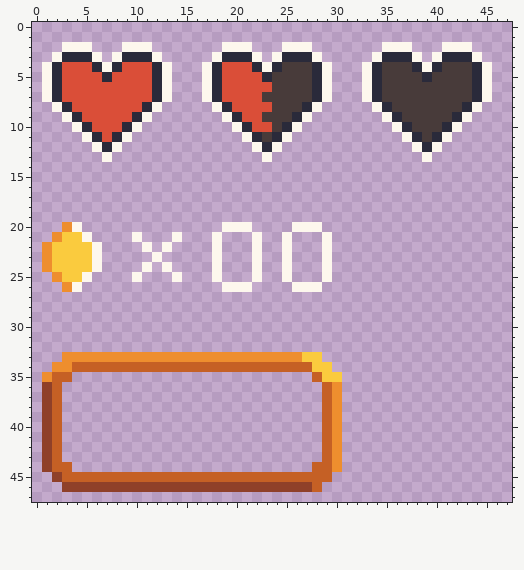
One commit to this pixel-art sprite: ui/main_hud.png. Above, as it was before the edit.
The file is 48x48 pixels.
Now the later version:
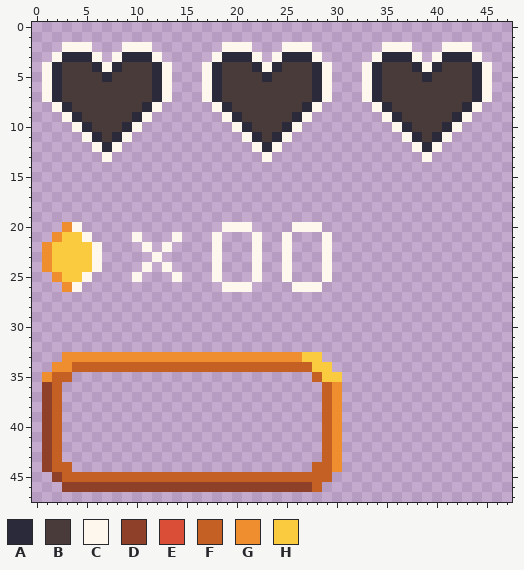
Palette (. is transparent): A #2a2a3a  B #483b3a  C #fdf7ed  D #8f4029  E #da4e38  F #c56025  G #ee8e2e  H #facb3e
Change:
{"y":4,"x":3,"old":"EEE","new":"BBB"}
{"y":4,"x":9,"old":"EEE","new":"BBB"}
{"y":4,"x":19,"old":"EEE","new":"BBB"}
{"y":5,"x":3,"old":"EEEE","new":"BBBB"}
{"y":5,"x":8,"old":"EEEE","new":"BBBB"}
{"y":5,"x":19,"old":"EEEE","new":"BBBB"}
{"y":6,"x":3,"old":"EEEEEEEEE","new":"BBBBBBBBB"}
{"y":6,"x":19,"old":"EEEEE","new":"BBBBB"}
{"y":7,"x":3,"old":"EEEEEEEEE","new":"BBBBBBBBB"}
{"y":7,"x":19,"old":"EEEE","new":"BBBB"}
{"y":8,"x":4,"old":"EEEEEEE","new":"BBBBBBB"}
{"y":8,"x":20,"old":"EEEE","new":"BBBB"}
{"y":9,"x":5,"old":"EEEEE","new":"BBBBB"}
{"y":9,"x":21,"old":"EE","new":"BB"}
{"y":10,"x":6,"old":"EEE","new":"BBB"}
{"y":10,"x":22,"old":"EE","new":"BB"}
{"y":11,"x":7,"old":"E","new":"B"}
